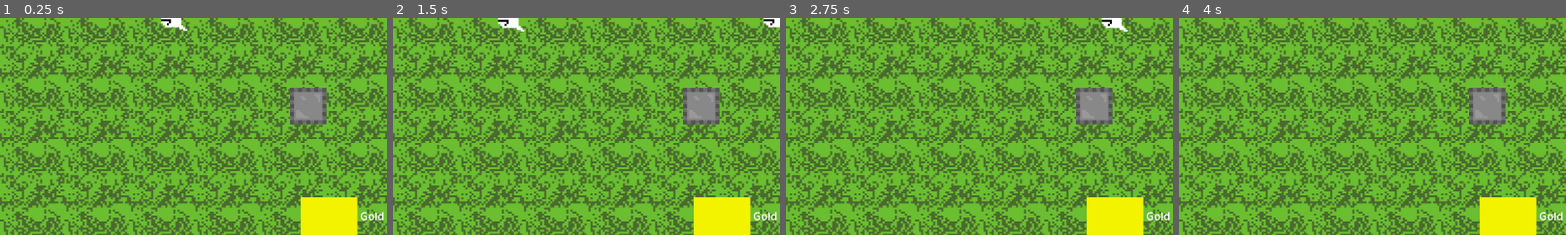
Above: before the commit, frames 1-4 (left to right).
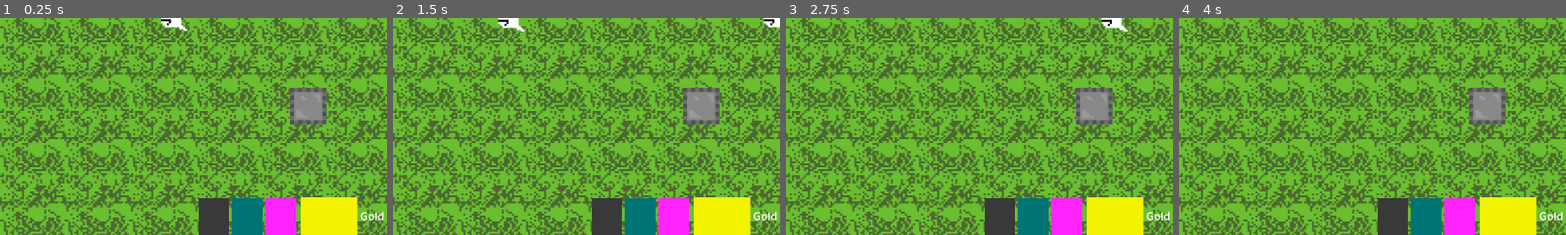
Above: after the commit, the same moments.

Repository: Eliathon/Spillprosjekt
Game: Godot game, scene res://scenes/levels/level.tscn
Two runs of this game, one before a commit and one after it. Both use one fixed random seed, a clock stepped at 60 frames per second and the inputs below.
Inputs:
- Up to frame 1 (0.25 s): no input
- Up to frame 2 (1.5 s): no input
- Up to frame 3 (2.75 s): no input
- Up to frame 4 (4 s): tap Enter at 3.5 s
The pictures show only the part of the screen within x 50-100%, y 50-100%; the shares and areas given below are measured in that part.

The runs differ from the first frame. In frame 1, 4.1% of the frame differs, in the area x 51-77%, y 83-100%; in frame 2, 4.1%; in frame 3, 4.1%; in frame 4, 4.1%.

Commit message:
UI update

Diff:
--- a/scenes/user interface/ui.tscn
+++ b/scenes/user interface/ui.tscn
@@ -2,14 +2,14 @@
 
 [node name="UI" type="CanvasLayer"]
 
-[node name="Control" type="Control" parent="."]
+[node name="Menu" type="Control" parent="."]
 layout_mode = 3
 anchor_right = 0.068
 anchor_bottom = 0.062
 offset_right = 0.663994
 offset_bottom = -0.176003
 
-[node name="Label" type="Label" parent="Control"]
+[node name="Label" type="Label" parent="Menu"]
 layout_mode = 1
 anchors_preset = -1
 anchor_right = 0.861
@@ -113,10 +113,10 @@
 [node name="Abilities" type="Control" parent="."]
 layout_mode = 3
 anchor_top = 0.914
-anchor_right = 0.888
-anchor_bottom = 1.0
-offset_top = 0.727966
-offset_right = 1.02393
+anchor_right = 0.757
+anchor_bottom = 1.0
+offset_top = 0.728027
+offset_right = -0.0640259
 grow_horizontal = 2
 grow_vertical = 0
 
@@ -145,6 +145,42 @@
 [node name="Label4" type="Label" parent="Abilities/HBoxContainer"]
 layout_mode = 2
 text = "Ability"
+
+[node name="Control Buttons" type="Control" parent="."]
+layout_mode = 3
+anchor_left = 0.757
+anchor_top = 0.915
+anchor_right = 0.889
+anchor_bottom = 1.0
+offset_left = -0.0640259
+offset_top = 0.0799561
+offset_right = -0.128052
+grow_horizontal = 2
+grow_vertical = 2
+
+[node name="HBoxContainer" type="HBoxContainer" parent="Control Buttons"]
+layout_mode = 1
+anchors_preset = 15
+anchor_right = 1.0
+anchor_bottom = 1.0
+offset_right = -7.0
+grow_horizontal = 2
+grow_vertical = 2
+
+[node name="ColorRect" type="ColorRect" parent="Control Buttons/HBoxContainer"]
+layout_mode = 2
+size_flags_horizontal = 3
+color = Color(0.223529, 0.223529, 0.223529, 1)
+
+[node name="ColorRect2" type="ColorRect" parent="Control Buttons/HBoxContainer"]
+layout_mode = 2
+size_flags_horizontal = 3
+color = Color(0, 0.454902, 0.458824, 1)
+
+[node name="ColorRect3" type="ColorRect" parent="Control Buttons/HBoxContainer"]
+layout_mode = 2
+size_flags_horizontal = 3
+color = Color(1, 0.141176, 1, 1)
 
 [node name="Resources" type="Control" parent="."]
 layout_mode = 3
